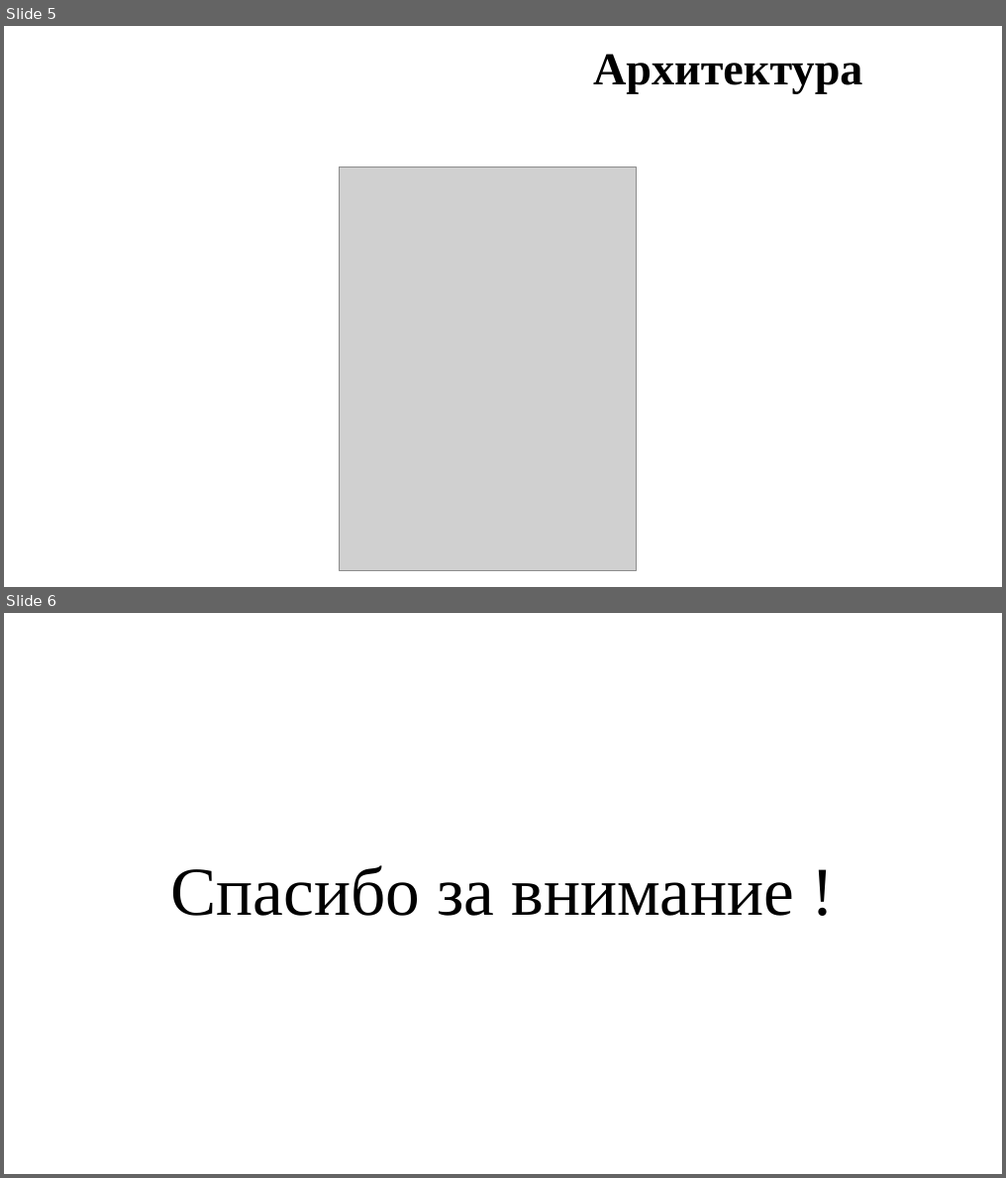
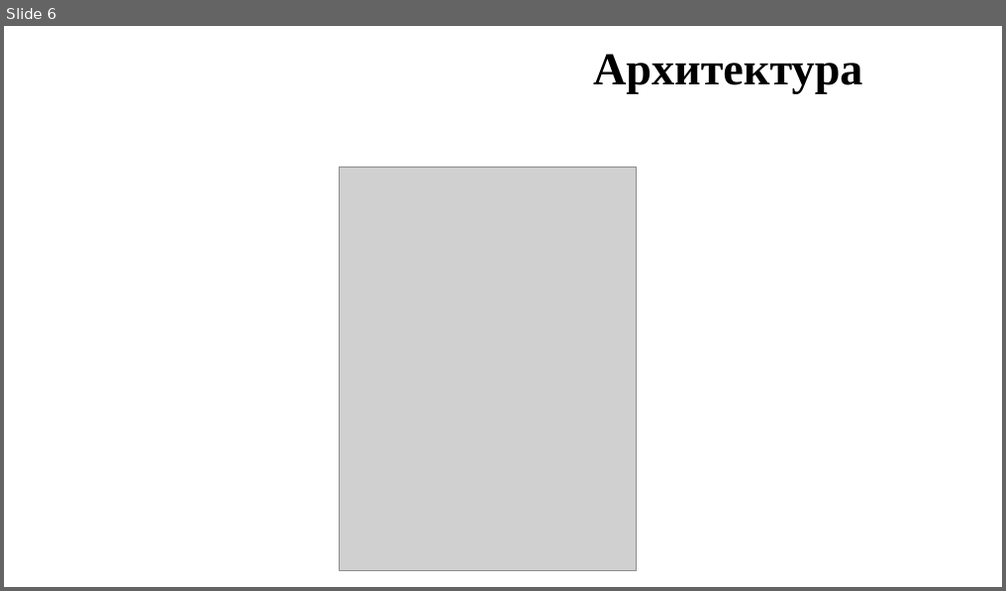
Before and after one commit to SlavaNik16/DemoPZ, a slide deck: Дипломный проект/Дипломная работа Николаев В.А.pptx. Shown one above the other, each under a label of ours: slides 5 and 6 before the commit, slide 6 after it. The pictures are 1006x1178 and 1006x591 pixels, drawn with LibreOffice and Linux fonts; fonts in the diff are those of the drawing; grey boxes stand for pictures; background and template pictures are left out. Boxes give left, top, right and bottom in pixels: in the first picture for what was removed or moved away, otherwise in the second. Text is boxed around its words. In the diff, an @@ line names an element or a change of style, - is before the commit and + after.

```diff
--- a/Дипломный проект/Дипломная работа Николаев В.А.pptx
+++ b/Дипломный проект/Дипломная работа Николаев В.А.pptx
@@ slide 6 removed at <box>4,613,1002,1174</box>, background #FFFFFF @@
@@ text removed at <box>171,865,795,916</box> @@
-Спасибо за внимание !
@@ what was slide 5 is now slide 6 @@
```
Also in this commit, not shown: 1 slide changed, 2 slides added.
